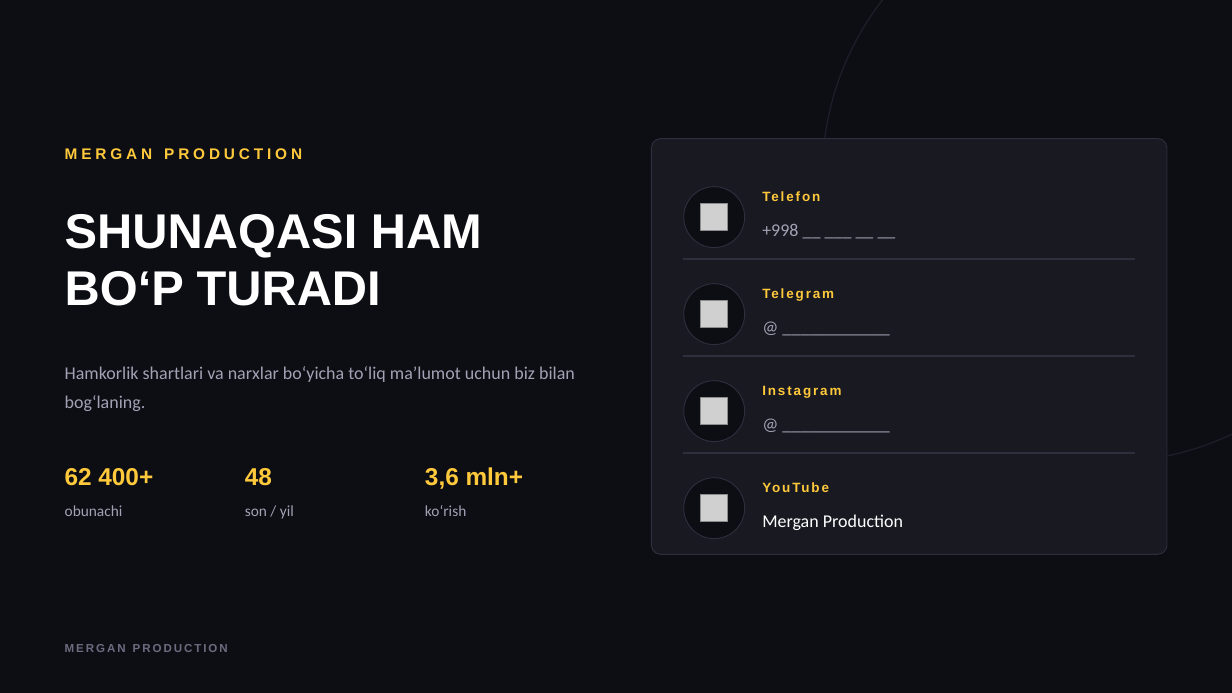
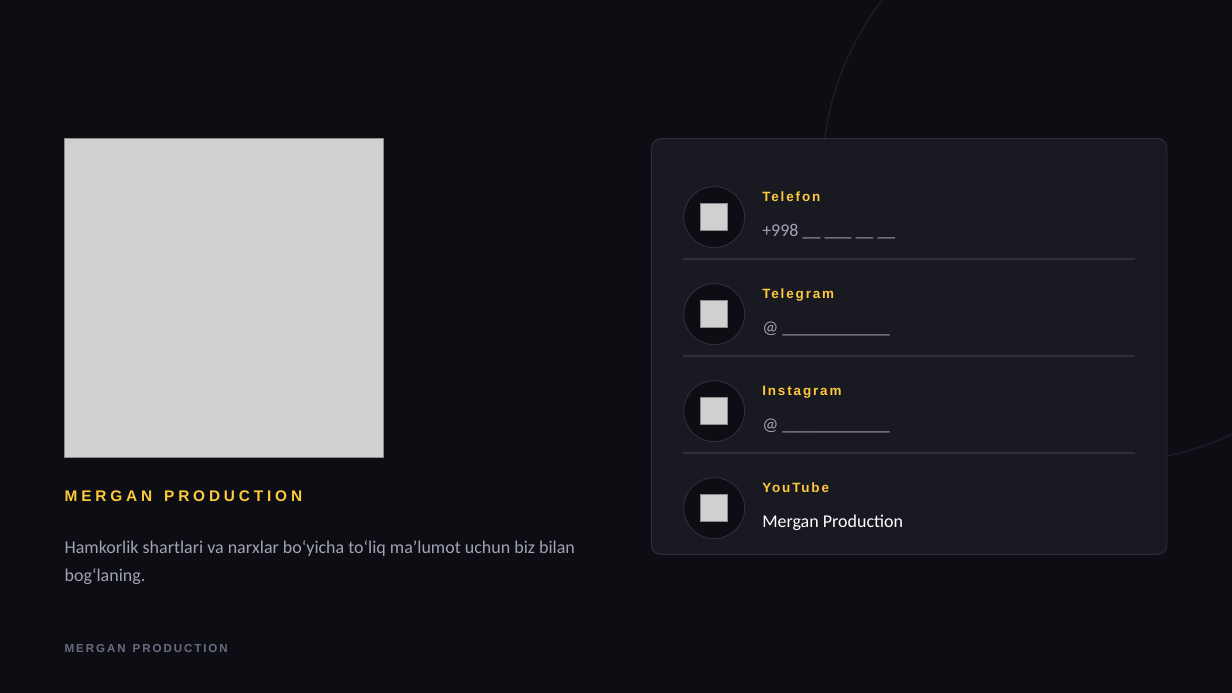
Before and after one commit to nurbektez/hamyon, a slide deck: slide 12 of prezentatsiya/Shunaqasi_ham_bop_turadi_Kommersiya_taklifi.pptx. Drawn at 1232x693 pixels with LibreOffice and Linux fonts; fonts in the diff are those of the drawing; grey boxes stand for pictures. Boxes give left, top, right and bottom in pixels: in the first picture for what was removed or moved away, otherwise in the second. Text is boxed around its words. In the diff, an @@ line names an element or a change of style, - is before the commit and + after.

```diff
--- a/prezentatsiya/Shunaqasi_ham_bop_turadi_Kommersiya_taklifi.pptx
+++ b/prezentatsiya/Shunaqasi_ham_bop_turadi_Kommersiya_taklifi.pptx
@@ picture added at (x1=65, y1=139, x2=384, y2=457) @@
@@ text removed at (x1=65, y1=214, x2=482, y2=306) @@
-SHUNAQASI HAM
-BO‘P TURADI
@@ text removed at (x1=65, y1=468, x2=153, y2=486) @@
-62 400+
@@ text removed at (x1=245, y1=468, x2=272, y2=486) @@
-48
@@ text removed at (x1=425, y1=467, x2=523, y2=489) @@
-3,6 mln+
@@ text "MERGAN PRODUCTION" moved from (x1=65, y1=148, x2=302, y2=159) to (x1=65, y1=490, x2=302, y2=501) @@
@@ text removed at (x1=65, y1=505, x2=123, y2=516) @@
-obunachi
@@ text removed at (x1=245, y1=505, x2=294, y2=519) @@
-son / yil
@@ text removed at (x1=425, y1=505, x2=466, y2=516) @@
-ko‘rish
@@ text "Hamkorlik shartlari va narxlar bo‘yicha ..." moved from (x1=65, y1=366, x2=575, y2=411) to (x1=65, y1=540, x2=575, y2=584) @@
```
Also in this commit, not shown: 2 other slides changed, 6 other files.
